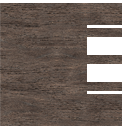
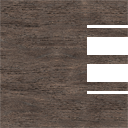
Comparing the layer stacks of the two 128 x 128 images. Changes:
painted on "Wood062_1K-JPG_AmbientOcclusion" (1st of 2, in "Fence_Pillar") over [0, 0, 128, 128]
